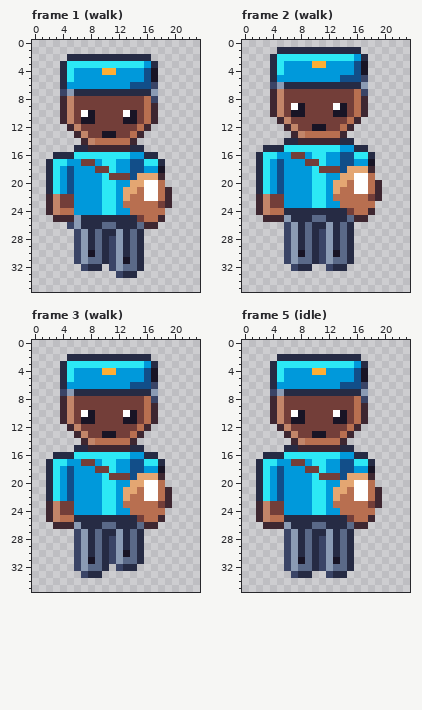
A pixel-art file gets an edit: art/depths/mail-carrier@50.aseprite. The picture above was drawn from the file before the commit.
24x36 pixels, 6 frames. Shown: frame 1 (walk), frame 2 (walk), frame 3 (walk), frame 5 (idle). The old version is drawn lined up with the new one. The commit also changed other frames, which this record leaves out.
The result:
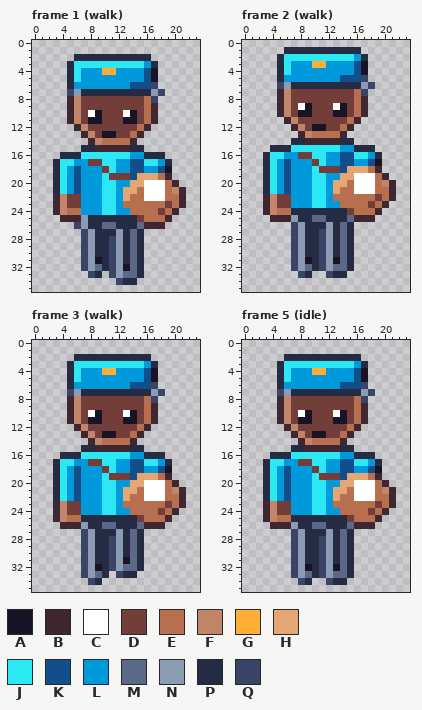
Palette (. is transparent): A #181425  B #3e2731  C #ffffff  D #733e39  E #b86f50  F #c28569  G #feae34  H #e4a672  J #2ce8f5  K #124e89  L #0099db  M #5a6988  N #8b9bb4  P #262b44  Q #3a4466
Change:
whole drawing moved by -1,-2 (the old picture is shown already moved)
--- frame 1 (walk)
@@ x 0..23 @@
  1 ........................
- 2 .....PPPPPPPPPPPP.......
- 3 ....PJJJJJJJJJJJLP......
- 4 ....PJLLLLGGLLLLKA......
- 5 ....PJLLLLLLLLLLKA......
- 6 ....PLLLLLLLLLKKKQ......
- 7 ....QNPPPPPPPPPPPN......
- 8 ....BFDDDDDDDDDDEQ......
- 9 ....BFDDDDDDDDDDEB......
-10 ....BFDCADDDDCADEB......
-11 ....BFDAADDDDAADEB......
-12 .....BFDDDDDDDDEB.......
-13 ......BFDDAADDEB........
-14 .......BFEEEEEB.........
-15 ......PPBBBBBBPP........
-16 ...PPPJJJJJJJJLLPP......
-17 ..PJJLLDDLJJLLKKJJP.....
-18 ..PJLKLLLDDJLLKKLLA.....
-19 ..PJLKLLLLJDDDKHHHB.....
-20 ..PJLKLLLLJJLLHHCCE.....
-21 ..PJLKLLLLJJLHHECCEB....
-22 ..BFDDLLLLJJLHEECCEB....
-23 ..BFDDLLLLJJLEEEEEDB....
-24 ..BFEELLLLJJLLEEEEE.....
-25 ...BBBNPPPPPPPPDEEB.....
-26 .....QNPPPMMPPPMBB......
-27 ......QNPMPPNPMP........
-28 ......QNPMPQNPMP........
-29 ......QNPMPQNPMP........
-30 ......QNAMPQNPMP........
-31 ......QNMMPQNAMP........
-32 .......QPP.QNMMP........
-33 ............QPP.........
-34 ........................
+ 2 ......PPPPPPPPPPP.......
+ 3 .....PJJJJJJJJJJLP......
+ 4 .....PJLLLGGLLLLKA......
+ 5 .....PJLLLLLLLLLKA......
+ 6 .....PLLLLLLLLKKKQ......
+ 7 .....QNPPPPPPPPPPNQ.....
+ 8 .....BFDDDDDDDDDEQ......
+ 9 .....BFDDDDDDDDDEB......
+10 .....BFDCADDDCADEB......
+11 .....BFDAADDDAADEB......
+12 ......BFDDDDDDDEB.......
+13 .......BFDAADDEB........
+14 ........BFEEEEB.........
+15 .......PPBBBBBPP........
+16 ....PPPJJJJJJJLLPPP.....
+17 ...PJJLLDDJJLLKKJJLP....
+18 ...PJLKLLLDJLLKKLLKA....
+19 ...PJLKLLLJDDDKHHHEB....
+20 ...PJLKLLLJJLLHHCCCEB...
+21 ...PJLKLLLJJLHHECCCEFB..
+22 ...BFDDLLLJJLHEECCCEEB..
+23 ...BFDDLLLJJLEEEEEEDEB..
+24 ...BFEELLLJJLLEEEEDEB...
+25 ....BBBNPPPPPPPDEEEB....
+26 ......QNPPMMPPPMBBB.....
+27 .......QNPPPNPMP........
+28 .......QNPPQNPMP........
+29 .......QNPPQNPMP........
+30 .......QNPPQNPMP........
+31 .......QNAPQNPMP........
+32 .......QNMPQNAMP........
+33 ........QP.QNMMP........
+34 ............QPP.........
 35 ........................
--- frame 2 (walk)
@@ x 0..23 @@
  0 ........................
- 1 .....PPPPPPPPPPPP.......
- 2 ....PJJJJJJJJJJJLP......
- 3 ....PJLLLLGGLLLLKA......
- 4 ....PJLLLLLLLLLLKA......
- 5 ....PLLLLLLLLLKKKQ......
- 6 ....QNPPPPPPPPPPPN......
- 7 ....BFDDDDDDDDDDEQ......
- 8 ....BFDDDDDDDDDDEB......
- 9 ....BFDCADDDDCADEB......
-10 ....BFDAADDDDAADEB......
-11 .....BFDDDDDDDDEB.......
-12 ......BFDDAADDEB........
-13 .......BFEEEEEB.........
-14 ......PPBBBBBBPP........
-15 ...PPPJJJJJJJJLLPP......
-16 ..PJJLLDDLJJLLKKJJP.....
-17 ..PJLKLLLDDJLLKKLLA.....
-18 ..PJLKLLLLJDDDKHHHB.....
-19 ..PJLKLLLLJJLLHHCCE.....
-20 ..PJLKLLLLJJLHHECCEB....
-21 ..PJLKLLLLJJLHEECCEB....
-22 ..BFDDLLLLJJLEEEEEDB....
-23 ..BFDDLLLLJJLLEEEEE.....
-24 ..BFEEPPPPPPPPPDEEB.....
-25 ...BBBNPPPMMPPPMBB......
-26 ......QNPMPPNPMP........
-27 ......QNPMPQNPMP........
-28 ......QNPMPQNPMP........
-29 ......QNPMPQNPMP........
-30 ......QNAMPQNAMP........
-31 ......QNMMPQNMMP........
-32 .......QPP..QPP.........
-33 ........................
+ 1 ......PPPPPPPPPPP.......
+ 2 .....PJJJJJJJJJJLP......
+ 3 .....PJLLLGGLLLLKA......
+ 4 .....PJLLLLLLLLLKA......
+ 5 .....PLLLLLLLLKKKQ......
+ 6 .....QNPPPPPPPPPPNQ.....
+ 7 .....BFDDDDDDDDDEQ......
+ 8 .....BFDDDDDDDDDEB......
+ 9 .....BFDCADDDCADEB......
+10 .....BFDAADDDAADEB......
+11 ......BFDDDDDDDEB.......
+12 .......BFDAADDEB........
+13 ........BFEEEEB.........
+14 .......PPBBBBBPP........
+15 ....PPPJJJJJJJLLPPP.....
+16 ...PJJLLDDJJLLKKJJLP....
+17 ...PJLKLLLDJLLKKLLKA....
+18 ...PJLKLLLJDDDKHHHEB....
+19 ...PJLKLLLJJLLHHCCCEB...
+20 ...PJLKLLLJJLHHECCCEFB..
+21 ...PJLKLLLJJLHEECCCEEB..
+22 ...BFDDLLLJJLEEEEEEDEB..
+23 ...BFDDLLLJJLLEEEEDEB...
+24 ...BFEEPPPPPPPPDEEEB....
+25 ....BBBNPPMMPPPMBBB.....
+26 .......QNPPPNPMP........
+27 .......QNPPQNPMP........
+28 .......QNPPQNPMP........
+29 .......QNPPQNPMP........
+30 .......QNPPQNPMP........
+31 .......QNAPQNAMP........
+32 .......QNMPQNMMP........
+33 ........QP..QPP.........
 34 ........................
--- frame 3 (walk)
@@ x 0..23 @@
  1 ........................
- 2 .....PPPPPPPPPPPP.......
- 3 ....PJJJJJJJJJJJLP......
- 4 ....PJLLLLGGLLLLKA......
- 5 ....PJLLLLLLLLLLKA......
- 6 ....PLLLLLLLLLKKKQ......
- 7 ....QNPPPPPPPPPPPN......
- 8 ....BFDDDDDDDDDDEQ......
- 9 ....BFDDDDDDDDDDEB......
-10 ....BFDCADDDDCADEB......
-11 ....BFDAADDDDAADEB......
-12 .....BFDDDDDDDDEB.......
-13 ......BFDDAADDEB........
-14 .......BFEEEEEB.........
-15 ......PPBBBBBBPP........
-16 ...PPPJJJJJJJJLLPP......
-17 ..PJJLLDDLJJLLKKJJP.....
-18 ..PJLKLLLDDJLLKKLLA.....
-19 ..PJLKLLLLJDDDKHHHB.....
-20 ..PJLKLLLLJJLLHHCCE.....
-21 ..PJLKLLLLJJLHHECCEB....
-22 ..PJLKLLLLJJLHEECCEB....
-23 ..BFDDLLLLJJLEEEEEDB....
-24 ..BFDDLLLLJJLLEEEEE.....
-25 ..BFEEPPPPPPPPPDEEB.....
-26 ...BBBNPPPMMPPPMBB......
-27 ......QNPMPPNPMP........
-28 ......QNPMPQNPMP........
-29 ......QNPMPQNPMP........
-30 ......QNPMPQNAMP........
-31 ......QNAMPQNMMP........
-32 ......QNMMP.QPP.........
-33 .......QPP..............
-34 ........................
+ 2 ......PPPPPPPPPPP.......
+ 3 .....PJJJJJJJJJJLP......
+ 4 .....PJLLLGGLLLLKA......
+ 5 .....PJLLLLLLLLLKA......
+ 6 .....PLLLLLLLLKKKQ......
+ 7 .....QNPPPPPPPPPPNQ.....
+ 8 .....BFDDDDDDDDDEQ......
+ 9 .....BFDDDDDDDDDEB......
+10 .....BFDCADDDCADEB......
+11 .....BFDAADDDAADEB......
+12 ......BFDDDDDDDEB.......
+13 .......BFDAADDEB........
+14 ........BFEEEEB.........
+15 .......PPBBBBBPP........
+16 ....PPPJJJJJJJLLPPP.....
+17 ...PJJLLDDJJLLKKJJLP....
+18 ...PJLKLLLDJLLKKLLKA....
+19 ...PJLKLLLJDDDKHHHEB....
+20 ...PJLKLLLJJLLHHCCCEB...
+21 ...PJLKLLLJJLHHECCCEFB..
+22 ...PJLKLLLJJLHEECCCEEB..
+23 ...BFDDLLLJJLEEEEEEDEB..
+24 ...BFDDLLLJJLLEEEEDEB...
+25 ...BFEEPPPPPPPPDEEEB....
+26 ....BBBNPPMMPPPMBBB.....
+27 .......QNPPPNPMP........
+28 .......QNPPQNPMP........
+29 .......QNPPQNPMP........
+30 .......QNPPQNPMP........
+31 .......QNPPQNAMP........
+32 .......QNAPQNMMP........
+33 .......QNMP.QPP.........
+34 ........QP..............
 35 ........................
--- frame 5 (idle)
@@ x 0..23 @@
  1 ........................
- 2 .....PPPPPPPPPPPP.......
- 3 ....PJJJJJJJJJJJLP......
- 4 ....PJLLLLGGLLLLKA......
- 5 ....PJLLLLLLLLLLKA......
- 6 ....PLLLLLLLLLKKKQ......
- 7 ....QNPPPPPPPPPPPN......
- 8 ....BFDDDDDDDDDDEQ......
- 9 ....BFDDDDDDDDDDEB......
-10 ....BFDCADDDDCADEB......
-11 ....BFDAADDDDAADEB......
-12 .....BFDDDDDDDDEB.......
-13 ......BFDDAADDEB........
-14 .......BFEEEEEB.........
-15 ......PPBBBBBBPP........
-16 ...PPPJJJJJJJJLLPP......
-17 ..PJJLLDDLJJLLKKJJP.....
-18 ..PJLKLLLDDJLLKKLLA.....
-19 ..PJLKLLLLJDDDKHHHB.....
-20 ..PJLKLLLLJJLLHHCCE.....
-21 ..PJLKLLLLJJLHHECCEB....
-22 ..PJLKLLLLJJLHEECCEB....
-23 ..BFDDLLLLJJLEEEEEDB....
-24 ..BFDDLLLLJJLLEEEEE.....
-25 ..BFEEPPPPPPPPPDEEB.....
-26 ...BBBNPPPMMPPPMBB......
-27 ......QNPMPPNPMP........
-28 ......QNPMPQNPMP........
-29 ......QNPMPQNPMP........
-30 ......QNPMPQNPMP........
-31 ......QNAMPQNAMP........
-32 ......QNMMPQNMMP........
-33 .......QPP..QPP.........
-34 ........................
+ 2 ......PPPPPPPPPPP.......
+ 3 .....PJJJJJJJJJJLP......
+ 4 .....PJLLLGGLLLLKA......
+ 5 .....PJLLLLLLLLLKA......
+ 6 .....PLLLLLLLLKKKQ......
+ 7 .....QNPPPPPPPPPPNQ.....
+ 8 .....BFDDDDDDDDDEQ......
+ 9 .....BFDDDDDDDDDEB......
+10 .....BFDCADDDCADEB......
+11 .....BFDAADDDAADEB......
+12 ......BFDDDDDDDEB.......
+13 .......BFDAADDEB........
+14 ........BFEEEEB.........
+15 .......PPBBBBBPP........
+16 ....PPPJJJJJJJLLPPP.....
+17 ...PJJLLDDJJLLKKJJLP....
+18 ...PJLKLLLDJLLKKLLKA....
+19 ...PJLKLLLJDDDKHHHEB....
+20 ...PJLKLLLJJLLHHCCCEB...
+21 ...PJLKLLLJJLHHECCCEFB..
+22 ...PJLKLLLJJLHEECCCEEB..
+23 ...BFDDLLLJJLEEEEEEDEB..
+24 ...BFDDLLLJJLLEEEEDEB...
+25 ...BFEEPPPPPPPPDEEEB....
+26 ....BBBNPPMMPPPMBBB.....
+27 .......QNPPPNPMP........
+28 .......QNPPQNPMP........
+29 .......QNPPQNPMP........
+30 .......QNPPQNPMP........
+31 .......QNPPQNPMP........
+32 .......QNAPQNAMP........
+33 .......QNMPQNMMP........
+34 ........QP..QPP.........
 35 ........................
